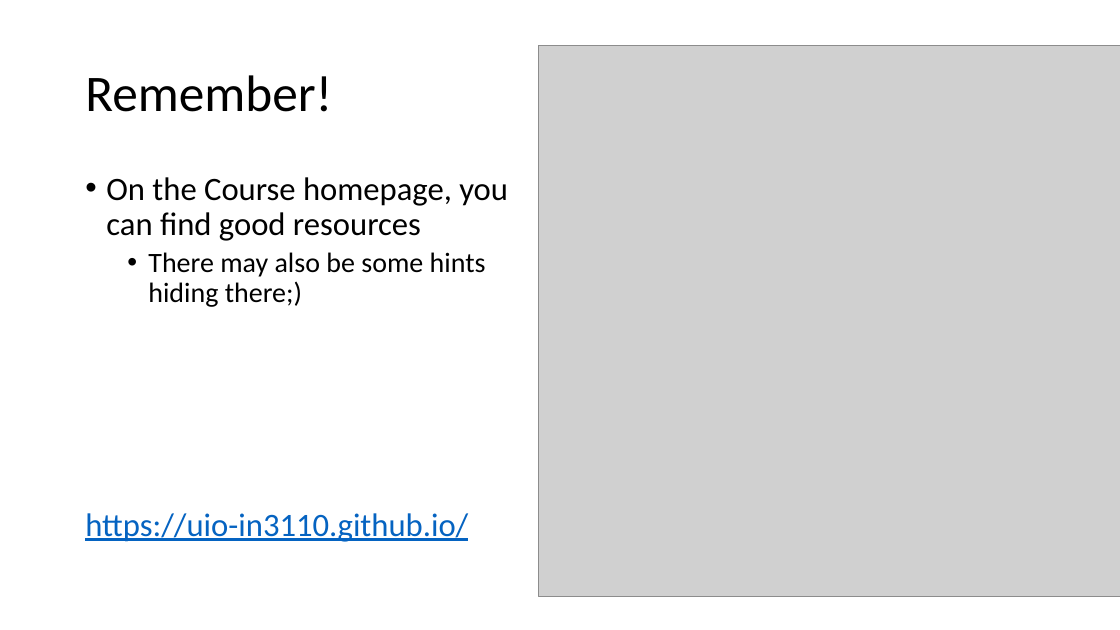
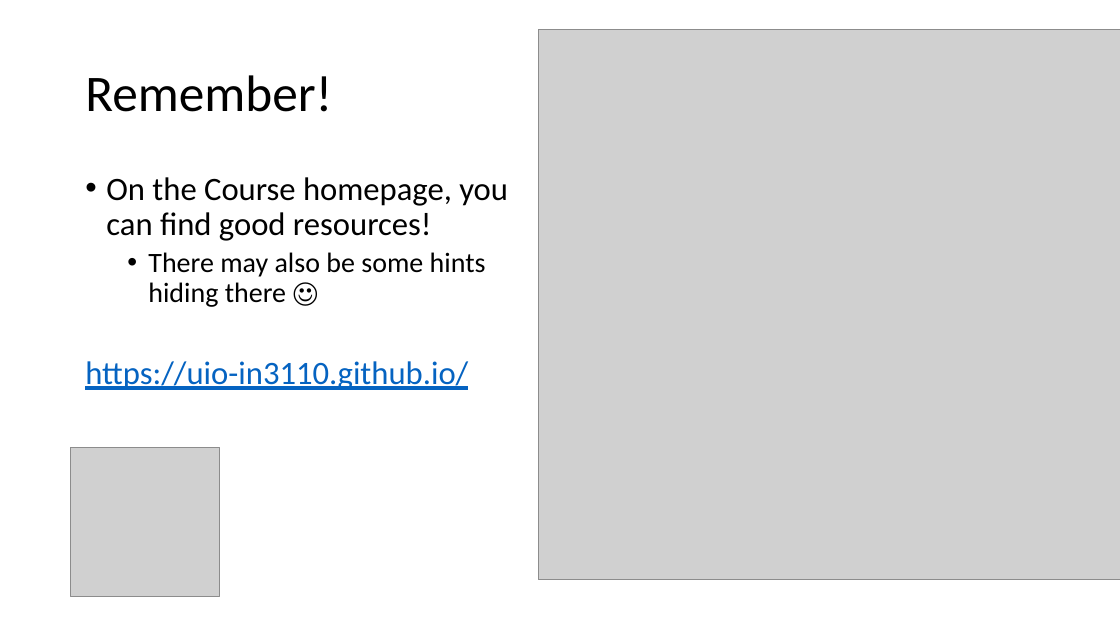
Before and after one commit to fmwestby/IN3110_Group_Sessions, a slide deck: slide 16 of 06_webScrapping/beautifulSoup.pptx (slide 10 before the commit). Drawn at 1120x630 pixels with LibreOffice and Linux fonts; fonts in the diff are those of the drawing; grey boxes stand for pictures. Boxes give left, top, right and bottom in pixels: in the first picture for what was removed or moved away, otherwise in the second. Text is boxed around its words. In the diff, an @@ line names an element or a change of style, - is before the commit and + after.

```diff
--- a/06_webScrapping/beautifulSoup.pptx
+++ b/06_webScrapping/beautifulSoup.pptx
@@ picture: place and size @@
-picture at bbox=[539, 46, 1120, 597]
+picture at bbox=[539, 29, 1120, 580]
@@ text at bbox=[106, 177, 508, 307]: text changed @@
-• On the Course homepage, you can find good resources
-  • There may also be some hints hiding there;)
+• On the Course homepage, you can find good resources!
+  • There may also be some hints hiding there ☺
@@ picture added at bbox=[71, 447, 220, 597] @@
```
Also in this commit, not shown: 5 other slides changed, 6 slides added, 3 other files.
